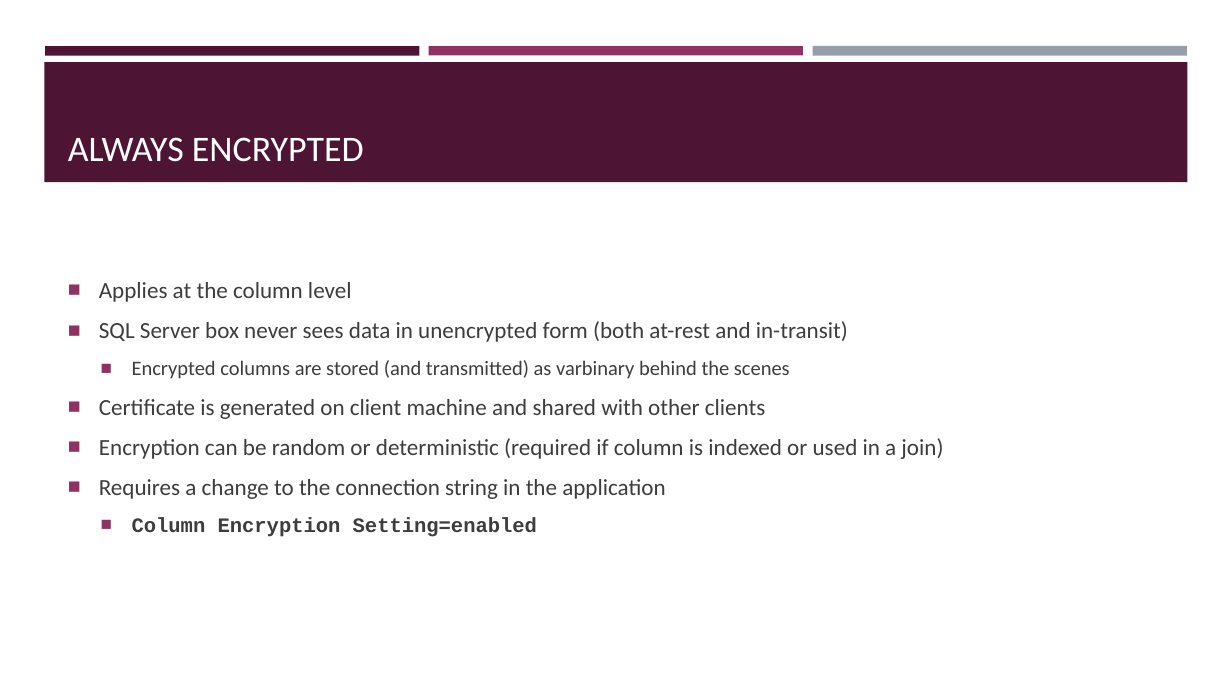
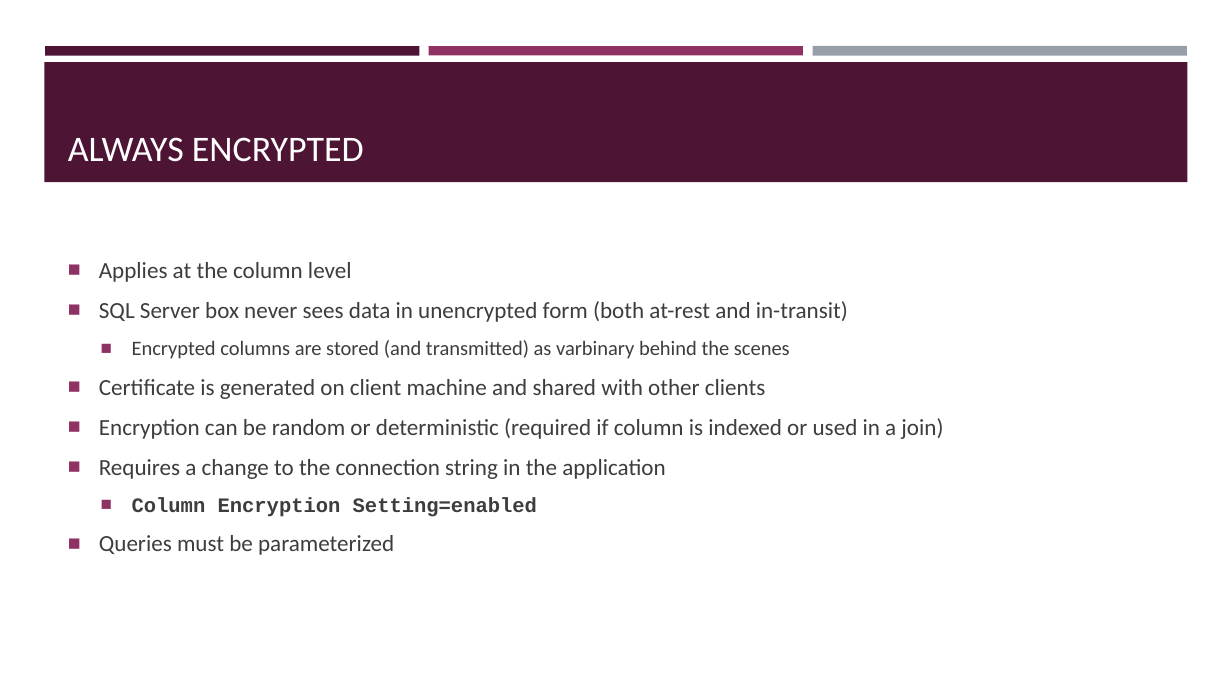
Before and after one commit to sqltran/SevenAwesomeSQLFeatures, a slide deck: slide 9 of AwesomeFreeSQLServerFeatures.pptx. Drawn at 1232x693 pixels with LibreOffice and Linux fonts; fonts in the diff are those of the drawing. Boxes give left, top, right and bottom in pixels: in the first picture for what was removed or moved away, otherwise in the second. Text is boxed around its words. In the diff, an @@ line names an element or a change of style, - is before the commit and + after.

```diff
--- a/AwesomeFreeSQLServerFeatures.pptx
+++ b/AwesomeFreeSQLServerFeatures.pptx
@@ text at (99, 535, 394, 555): paragraph added @@
+■ Queries must be parameterized
```
Also in this commit, not shown: 1 other slide changed, 1 slide added, 1 other file.
